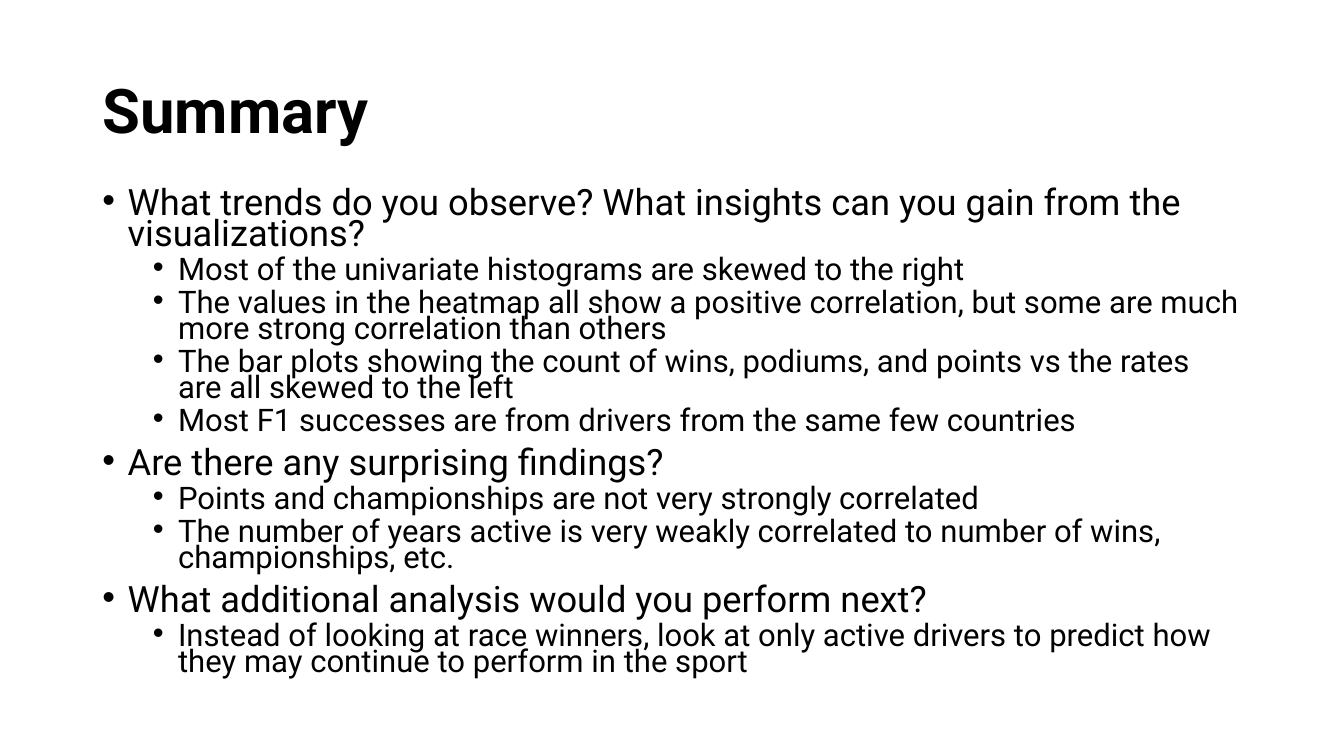
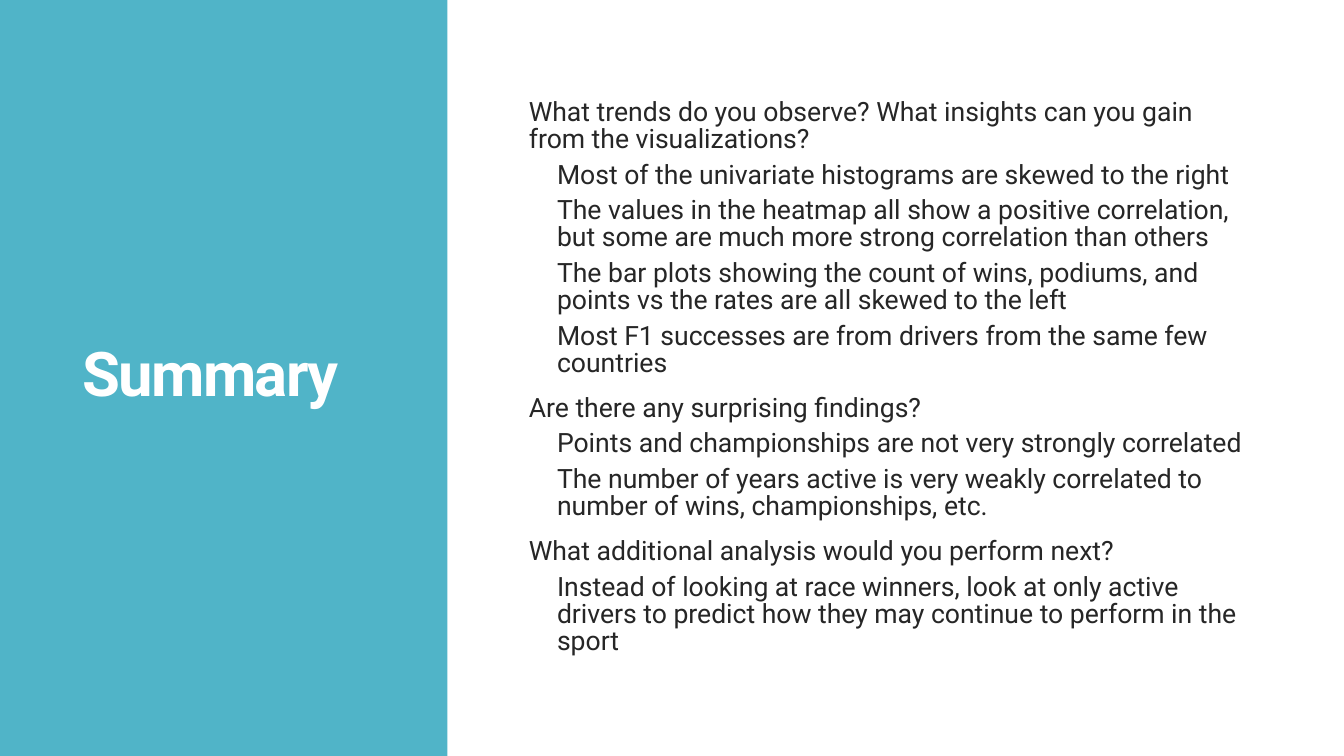
Before and after one commit to nickharshaw/Team-Project-1-NGH-EJL, a slide deck: slide 13 of TP1_NGH_EJL.pptx. Drawn at 1344x756 pixels with LibreOffice and Linux fonts; fonts in the diff are those of the drawing. Boxes give left, top, right and bottom in pixels: in the first picture for what was removed or moved away, otherwise in the second. Text is boxed around its words. In the diff, an @@ line names an element or a change of style, - is before the commit and + after.

```diff
--- a/TP1_NGH_EJL.pptx
+++ b/TP1_NGH_EJL.pptx
@@ rectangle added at bbox=[0, 0, 448, 756], fill #50B4C8 @@
@@ title "Summary": place and size @@
-title "Summary" at bbox=[102, 88, 368, 146]
+title "Summary" at bbox=[83, 351, 339, 409]
@@ title "Summary" at bbox=[83, 351, 339, 409]: text colour #000000 to #FFFFFF, letter spacing 0 to -1.2 pt; line spacing 0.9 to 0.85 @@
@@ text "What trends do you observe? ...": place and size @@
-text "What trends do you observe? ..." at bbox=[128, 187, 1238, 679]
+text "What trends do you observe? ..." at bbox=[529, 101, 1241, 656]
@@ text "What trends do you observe? ..." at bbox=[529, 101, 1241, 656]: size 25.9 to 19 pt in "What trends do you observe? What insights ...", "Are there any surprising findings?", "What additional analysis would you perform next?"; text colour #000000 to #262626; size 22.2 to 19 pt in "Most of the univariate histograms are skewed ...", "The values in the heatmap all show ...", "The bar plots showing the count of ...", "Most F1 successes are from drivers from ..." and 3 more places; bullet • to  ; line spacing 0.7 to 0.85; more space between paragraphs; vertical alignment top to middle @@
```
Also in this commit, not shown: 4 other slides changed, 7 slides added, 7 slides removed, 2 other files.
